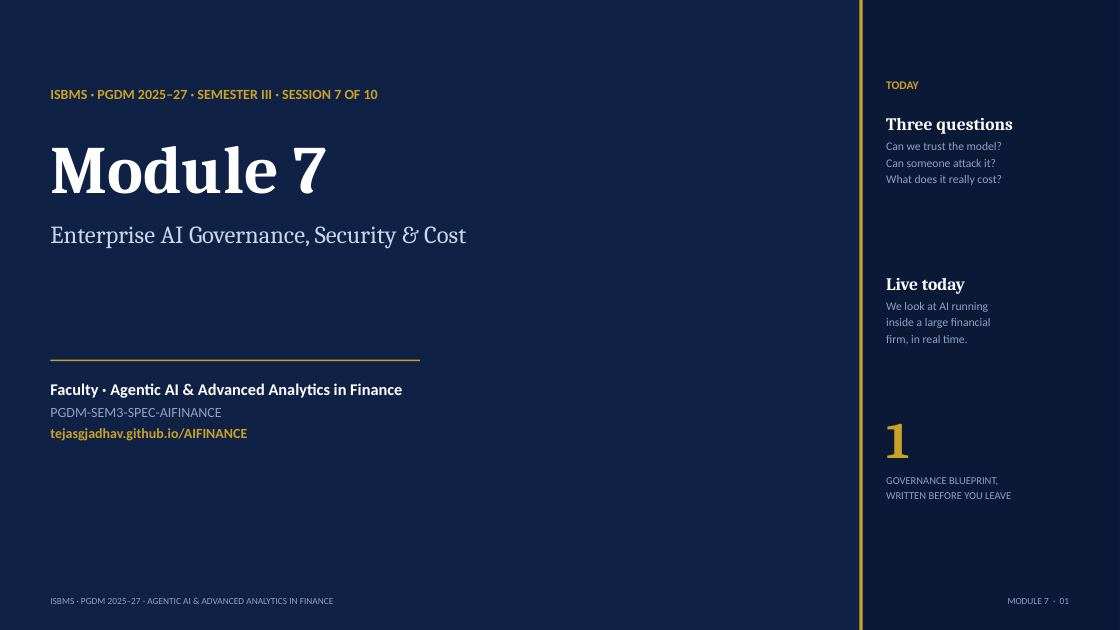
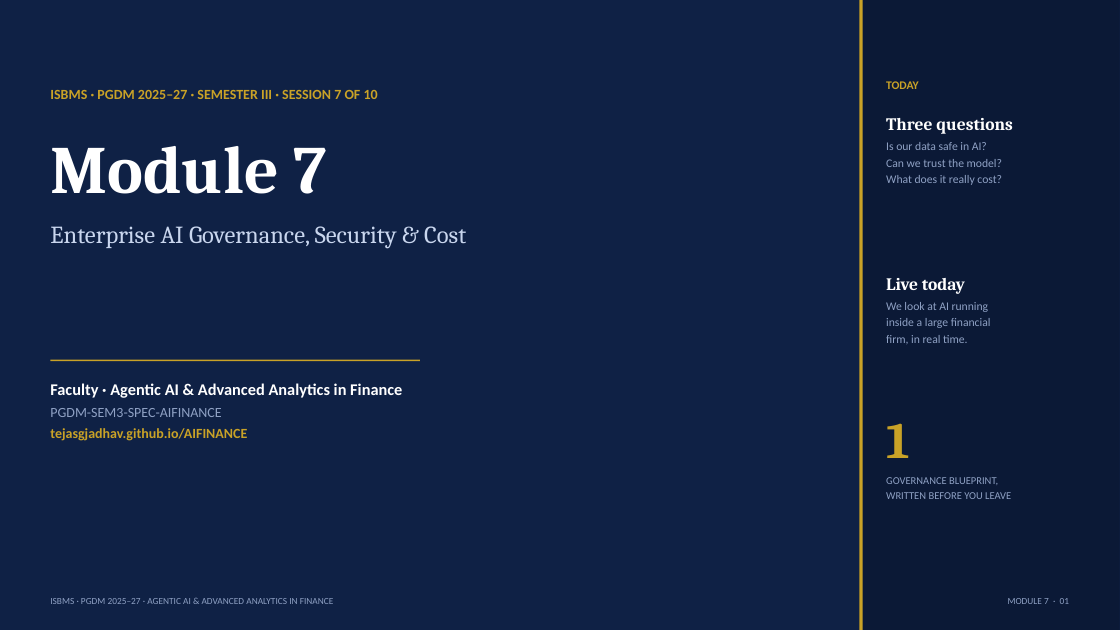
Before and after one commit to tejasgjadhav/AIFINANCE, a slide deck: slide 1 of slides/Module-07-AI-Governance-Security-Cost.pptx. Drawn at 1120x630 pixels with LibreOffice and Linux fonts; fonts in the diff are those of the drawing. Boxes give left, top, right and bottom in pixels: in the first picture for what was removed or moved away, otherwise in the second. Text is boxed around its words. In the diff, an @@ line names an element or a change of style, - is before the commit and + after.

```diff
--- a/slides/Module-07-AI-Governance-Security-Cost.pptx
+++ b/slides/Module-07-AI-Governance-Security-Cost.pptx
@@ text at (886,142,987,150): paragraph added @@
+Is our data safe in AI?
@@ text at (886,159,996,167): paragraph removed @@
-Can someone attack it?
@@ text at (886,159,1002,167): less space between paragraphs @@
```
Also in this commit, not shown: 5 other slides changed, 4 slides added, 1 slide removed, 3 other files.
